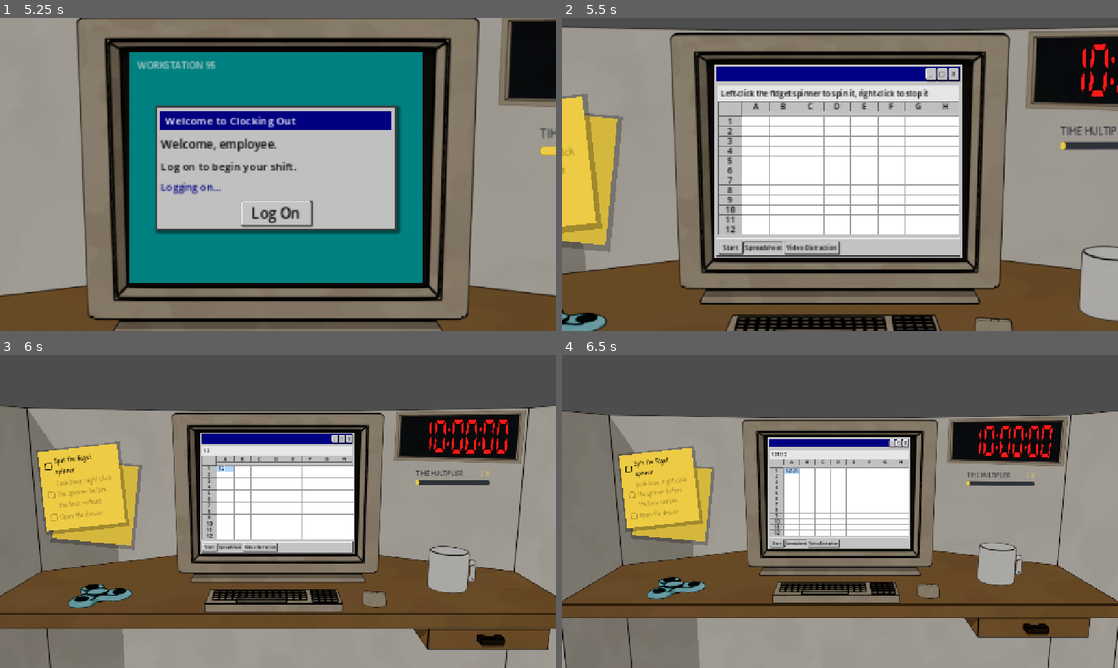
Above: before the commit, frames 1-4 (two rows, left to right).
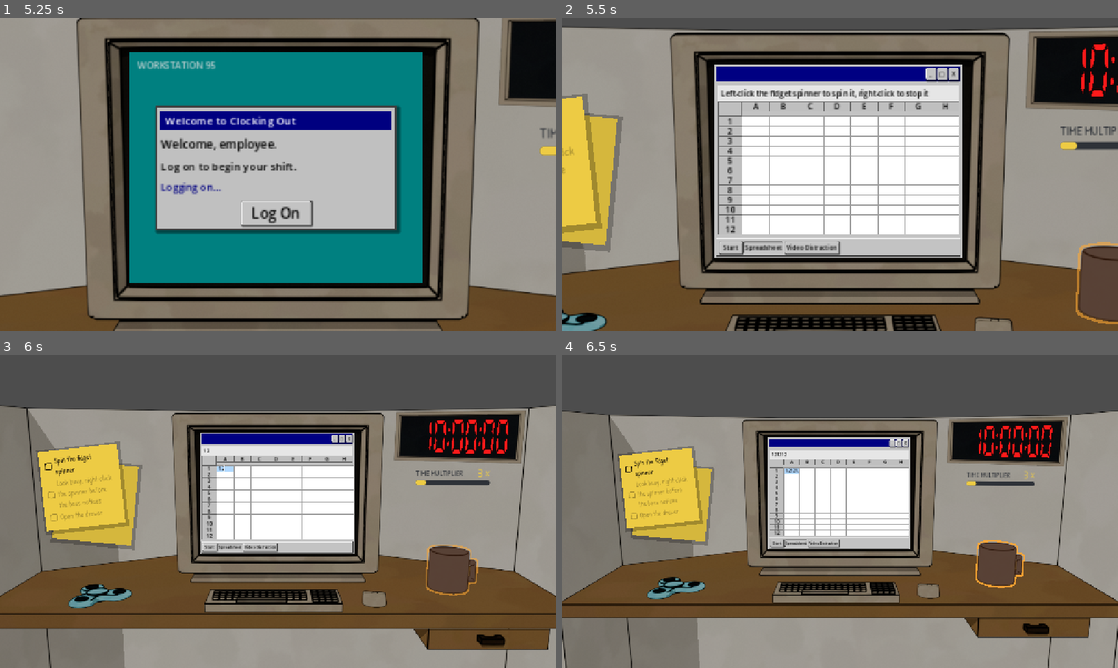
Above: after the commit, the same moments.

Repository: Jelleas/gmtk-2026
Game: Godot game, scene res://src/main.tscn
Two runs of this game, one before a commit and one after it. Both use one fixed random seed, a clock stepped at 60 frames per second and the inputs below.
Inputs (mouse positions are in pixels of both pictures, inside the frame that each line leads up to):
- Up to frame 1 (5.25 s): click "Start" at 0.5 s; click "Start" at 1.25 s; click "_" at 2 s; click "□" at 2.75 s; click "Spreadsheet" at 3.5 s; click "Video Distraction" at 4.25 s; click "Log On" at 5 s
- Up to frame 2 (5.5 s): no input
- Up to frame 3 (6 s): click (211, 461) at 5.77 s; type "12" at 5.85 s
- Up to frame 4 (6.5 s): click (795, 461) at 6 s; type "12" at 6.08 s; click (817, 461) at 6.23 s; type "12" at 6.32 s

Frame 1 is identical in both runs. In frame 2, 1.8% of the frame differs, in the area x 89-100%, y 39-98%; in frame 3, 1.2%; in frame 4, 1.1%.

Commit message:
add initial coffee cup shader filling and emptying

Diff:
--- /dev/null
+++ b/resources/shaders/coffee_cup.gdshader
@@ -0,0 +1,40 @@
+shader_type canvas_item;
+
+uniform vec4 coffee_color : source_color = vec4(0.22, 0.10, 0.04, 1.0);
+uniform vec4 outline_color : source_color = vec4(1.0, 0.66, 0.20, 1.0);
+uniform float outline_width : hint_range(0.0, 8.0) = 0.0;
+uniform float fill_amount : hint_range(0.0, 1.0) = 1.0;
+uniform float active_glow : hint_range(0.0, 1.0) = 0.0;
+uniform float dim_amount : hint_range(0.0, 1.0) = 0.0;
+
+void fragment() {
+	vec4 tex_color = texture(TEXTURE, UV);
+	if (tex_color.a > 0.0) {
+		// cup.png is a full-screen texture; these bounds isolate the mug's rim and base.
+		float fill_line = mix(0.735, 0.600, fill_amount);
+		vec3 color = tex_color.rgb;
+		if (UV.y >= fill_line) {
+			color = mix(color, coffee_color.rgb, 0.72);
+		}
+		// A visible liquid surface makes the bottom-up recharge readable on the cup.
+		float surface = 1.0 - smoothstep(0.0, 0.004, abs(UV.y - fill_line));
+		color = mix(color, coffee_color.rgb * 0.55, surface);
+		float luminance = dot(color, vec3(0.299, 0.587, 0.114));
+		color = mix(color, vec3(luminance), dim_amount);
+		color += outline_color.rgb * active_glow * 0.18;
+		COLOR = vec4(color, tex_color.a);
+	} else {
+		vec2 pixel_size = TEXTURE_PIXEL_SIZE * outline_width;
+		float nearby_alpha =
+			texture(TEXTURE, UV + vec2(0.0, -pixel_size.y)).a +
+			texture(TEXTURE, UV + vec2(0.0, pixel_size.y)).a +
+			texture(TEXTURE, UV + vec2(-pixel_size.x, 0.0)).a +
+			texture(TEXTURE, UV + vec2(pixel_size.x, 0.0)).a +
+			texture(TEXTURE, UV + vec2(-pixel_size.x, -pixel_size.y)).a +
+			texture(TEXTURE, UV + vec2(pixel_size.x, -pixel_size.y)).a +
+			texture(TEXTURE, UV + vec2(-pixel_size.x, pixel_size.y)).a +
+			texture(TEXTURE, UV + vec2(pixel_size.x, pixel_size.y)).a;
+		float pulse = 0.75 + sin(TIME * 3.0) * 0.25;
+		COLOR = nearby_alpha > 0.0 ? vec4(outline_color.rgb, outline_color.a * pulse) : vec4(0.0);
+	}
+}
--- /dev/null
+++ b/resources/shaders/coffee_cup_material.tres
@@ -0,0 +1,12 @@
+[gd_resource type="ShaderMaterial" load_steps=2 format=3]
+
+[ext_resource type="Shader" path="res://resources/shaders/coffee_cup.gdshader" id="1_shader"]
+
+[resource]
+shader = ExtResource("1_shader")
+shader_parameter/coffee_color = Color(0.22, 0.1, 0.04, 1)
+shader_parameter/outline_color = Color(1, 0.66, 0.2, 1)
+shader_parameter/outline_width = 0.0
+shader_parameter/fill_amount = 1.0
+shader_parameter/active_glow = 0.0
+shader_parameter/dim_amount = 0.4
--- a/src/clock/clock.gd
+++ b/src/clock/clock.gd
@@ -6,6 +6,7 @@
 @onready var clock_surface: Polygon2D = $ClockSurface
 
 var active_bonuses: Dictionary[StringName, float] = {}
+var active_buffs: Dictionary[StringName, float] = {}
 var is_punished := false
 
 ## The clock does not move until the day is started, so the tutorial can hold it
@@ -44,6 +45,8 @@
 	EventBus.day_started.connect(on_day_start)
 	EventBus.activity_started.connect(on_activity_start)
 	EventBus.activity_ended.connect(on_activity_end)
+	EventBus.buff_started.connect(on_buff_start)
+	EventBus.buff_ended.connect(on_buff_end)
 	EventBus.punishment_started.connect(on_punishment_start)
 	EventBus.punishment_ended.connect(on_punishment_end)
 
@@ -86,6 +89,13 @@
 
 func on_activity_end(source_id: StringName) -> void:
 	active_bonuses.erase(source_id)
+
+func on_buff_start(source_id: StringName, multiplier: float) -> void:
+	active_buffs[source_id] = multiplier
+	_update_multiplier_display()
+
+func on_buff_end(source_id: StringName) -> void:
+	active_buffs.erase(source_id)
 	_update_multiplier_display()
 
 func on_punishment_start(_activity_count: int) -> void:
@@ -111,7 +121,10 @@
 			continue
 		total += bonus
 		active += 1
-	return total * COMBO_BONUS[mini(active, COMBO_BONUS.size() - 1)]
+	total *= COMBO_BONUS[mini(active, COMBO_BONUS.size() - 1)]
+	for multiplier in active_buffs.values():
+		total *= multiplier
+	return total
 
 func max_total_multiplier() -> float:
 	return MAX_TOTAL_MULTIPLIER
--- /dev/null
+++ b/src/coffee_buff/coffee_buff.gd
@@ -0,0 +1,98 @@
+class_name CoffeeBuff
+extends Control
+
+signal buff_state_changed(is_active: bool)
+signal visual_state_changed(is_active: bool, fill_amount: float, is_ready: bool)
+
+const SOURCE_ID := &"coffee"
+
+@export var multiplier := 1.5
+@export var duration := 6.0
+@export var cooldown := 20.0
+
+@onready var active_timer: Timer = $ActiveTimer
+@onready var cooldown_timer: Timer = $CooldownTimer
+
+var is_active := false
+var is_interaction_enabled := false
+
+
+func _ready() -> void:
+	active_timer.timeout.connect(_on_active_timer_timeout)
+	cooldown_timer.timeout.connect(_on_cooldown_timer_timeout)
+	tooltip_text = "Drink coffee: %.1fx time for %d seconds" % [multiplier, int(duration)]
+	_emit_visual_state()
+
+
+func _process(_delta: float) -> void:
+	if is_active or not cooldown_timer.is_stopped():
+		_emit_visual_state()
+
+
+func _gui_input(event: InputEvent) -> void:
+	if not (event is InputEventMouseButton) or event.button_index != MOUSE_BUTTON_LEFT or not event.pressed:
+		return
+	if not _can_activate():
+		return
+
+	activate()
+	accept_event()
+
+
+func set_interaction_enabled(enabled: bool) -> void:
+	is_interaction_enabled = enabled
+	_emit_visual_state()
+
+
+func activate() -> void:
+	if not _can_activate():
+		return
+
+	is_active = true
+	EventBus.buff_started.emit(SOURCE_ID, multiplier)
+	active_timer.start(duration)
+	buff_state_changed.emit(true)
+	_emit_visual_state()
+
+
+func reset() -> void:
+	active_timer.stop()
+	cooldown_timer.stop()
+	_end_buff()
+	_emit_visual_state()
+
+
+func _on_active_timer_timeout() -> void:
+	_end_buff()
+	cooldown_timer.start(cooldown)
+	_emit_visual_state()
+
+
+func _on_cooldown_timer_timeout() -> void:
+	_emit_visual_state()
+
+
+func _end_buff() -> void:
+	if not is_active:
+		return
+
+	is_active = false
+	EventBus.buff_ended.emit(SOURCE_ID)
+	buff_state_changed.emit(false)
+
+
+func _can_activate() -> bool:
+	return is_interaction_enabled and not is_active and cooldown_timer.is_stopped()
+
+
+func refresh_visual_state() -> void:
+	_emit_visual_state()
+
+
+func _emit_visual_state() -> void:
+	var fill_amount := 1.0
+	if is_active:
+		fill_amount = active_timer.time_left / maxf(duration, 0.001)
+	elif not cooldown_timer.is_stopped():
+		fill_amount = 1.0 - cooldown_timer.time_left / maxf(cooldown, 0.001)
+	visual_state_changed.emit(is_active, clampf(fill_amount, 0.0, 1.0), _can_activate())
--- /dev/null
+++ b/src/coffee_buff/coffee_buff.tscn
@@ -0,0 +1,18 @@
+[gd_scene load_steps=2 format=3]
+
+[ext_resource type="Script" path="res://src/coffee_buff/coffee_buff.gd" id="1_script"]
+
+[node name="CoffeeBuff" type="Control"]
+custom_minimum_size = Vector2(54, 54)
+layout_mode = 3
+anchors_preset = 0
+offset_right = 54.0
+offset_bottom = 54.0
+mouse_default_cursor_shape = 2
+script = ExtResource("1_script")
+
+[node name="ActiveTimer" type="Timer" parent="."]
+one_shot = true
+
+[node name="CooldownTimer" type="Timer" parent="."]
+one_shot = true
--- a/src/event_bus/event_bus.gd
+++ b/src/event_bus/event_bus.gd
@@ -3,6 +3,10 @@
 @warning_ignore("unused_signal")
 signal activity_started(source_id: StringName, bonus: float)
 signal activity_ended(source_id: StringName)
+
+## Time effects that accelerate the day without making the player catchable.
+signal buff_started(source_id: StringName, multiplier: float)
+signal buff_ended(source_id: StringName)
 
 signal day_started()
 ## The clock has dropped under an hour, where it starts to crawl.
--- a/src/multiplier_meter/multiplier_meter.gd
+++ b/src/multiplier_meter/multiplier_meter.gd
@@ -1,15 +1,21 @@
 extends Node2D
 
 @export var clock_path: NodePath
+@export var coffee_buff_path: NodePath
 
 @onready var display: Node2D = $Display
+@onready var panel: PanelContainer = $Display/PanelContainer
 @onready var multiplier_label: Label = %MultiplierLabel
 @onready var progress_bar: ProgressBar = %ProgressBar
+@onready var coffee_glow: Panel = %CoffeeGlow
+@onready var coffee_indicator: Label = %CoffeeIndicator
 
 var clock: Node
+var coffee_buff: CoffeeBuff
 var multiplier := 1.0
 var cap := 1.0
 var float_time := 0.0
+var glow_tween: Tween
 
 
 func _ready() -> void:
@@ -23,6 +29,11 @@
 		clock.call(&"positive_multiplier"),
 		clock.call(&"max_total_multiplier"),
 	)
+	coffee_buff = get_node_or_null(coffee_buff_path) as CoffeeBuff
+	if coffee_buff != null:
+		coffee_buff.buff_state_changed.connect(_on_coffee_buff_state_changed)
+		_on_coffee_buff_state_changed(coffee_buff.is_active)
+	call_deferred("_sync_glow_size")
 
 
 func _process(delta: float) -> void:
@@ -42,3 +53,24 @@
 	if is_equal_approx(value, roundf(value)):
 		return "%d" % int(value)
 	return "%.1f" % value
+
+
+func _on_coffee_buff_state_changed(is_active: bool) -> void:
+	coffee_indicator.visible = is_active
+	coffee_glow.visible = is_active
+	call_deferred("_sync_glow_size")
+	if glow_tween != null:
+		glow_tween.kill()
+
+	if not is_active:
+		return
+
+	coffee_glow.modulate.a = 0.9
+	glow_tween = create_tween().set_loops()
+	glow_tween.tween_property(coffee_glow, "modulate:a", 0.35, 0.55)
+	glow_tween.tween_property(coffee_glow, "modulate:a", 0.9, 0.55)
+
+
+func _sync_glow_size() -> void:
+	coffee_glow.position = panel.position - Vector2(4.0, 4.0)
+	coffee_glow.size = panel.size + Vector2(8.0, 8.0)
--- a/src/multiplier_meter/multiplier_meter.tscn
+++ b/src/multiplier_meter/multiplier_meter.tscn
@@ -18,10 +18,28 @@
 corner_radius_bottom_right = 5
 corner_radius_bottom_left = 5
 
+[sub_resource type="StyleBoxFlat" id="StyleBoxFlat_coffee_glow"]
+bg_color = Color(0, 0, 0, 0)
+border_width_left = 3
+border_width_top = 3
+border_width_right = 3
+border_width_bottom = 3
+border_color = Color(1, 0.72, 0.26, 0.9)
+corner_radius_top_left = 8
+corner_radius_top_right = 8
+corner_radius_bottom_right = 8
+corner_radius_bottom_left = 8
+
 [node name="MultiplierMeter" type="Node2D" unique_id=1786375230]
 script = ExtResource("1_script")
 
 [node name="Display" type="Node2D" parent="." unique_id=1958569892]
+
+[node name="CoffeeGlow" type="Panel" parent="Display" unique_id=100000001]
+unique_name_in_owner = true
+mouse_filter = 2
+theme_override_styles/panel = SubResource("StyleBoxFlat_coffee_glow")
+visible = false
 
 [node name="PanelContainer" type="PanelContainer" parent="Display" unique_id=46622246]
 offset_right = 40.0
@@ -75,3 +93,13 @@
 theme_override_styles/background = SubResource("StyleBoxFlat_progress_background")
 theme_override_styles/fill = SubResource("StyleBoxFlat_fill")
 show_percentage = false
+
+[node name="CoffeeIndicator" type="Label" parent="Display/PanelContainer/MarginContainer/VBoxContainer" unique_id=100000002]
+unique_name_in_owner = true
+layout_mode = 2
+visible = false
+theme_override_colors/font_color = Color(1, 0.72, 0.26, 1)
+theme_override_fonts/font = ExtResource("2_font")
+theme_override_font_sizes/font_size = 13
+text = "COFFEE BOOST"
+horizontal_alignment = 1
--- a/src/office/office.gd
+++ b/src/office/office.gd
@@ -35,7 +35,10 @@
 	EventBus.day_ended.connect(_on_day_ended)
 	$FidgetSpinner.started.connect($OfficeView.play_fidget_spin)
 	$FidgetSpinner.stopped.connect($OfficeView.stop_fidget_spin)
+	$CoffeeBuff.visual_state_changed.connect($OfficeView.set_coffee_state)
+	$CoffeeBuff.refresh_visual_state()
 	$FidgetSpinner.set_interaction_enabled(false)
+	$CoffeeBuff.set_interaction_enabled(false)
 	$OfficeView.drawer.can_open = false
 	computer.login_authenticated.connect(start_day)
 
@@ -50,6 +53,7 @@
 		return
 	has_started = true
 	$FidgetSpinner.set_interaction_enabled(true)
+	$CoffeeBuff.set_interaction_enabled(true)
 	$OfficeView.drawer.can_open = true
 
 	if run_tutorial:
@@ -85,6 +89,8 @@
 	boss.deactivate()
 	$FidgetSpinner.stop(true)
 	$FidgetSpinner.set_interaction_enabled(false)
+	$CoffeeBuff.reset()
+	$CoffeeBuff.set_interaction_enabled(false)
 	# Closing the drawer takes the phone with it, through the signals the phone
 	# is already listening to.
 	$OfficeView.drawer.set_open(false)
--- a/src/office/office.tscn
+++ b/src/office/office.tscn
@@ -12,6 +12,7 @@
 [ext_resource type="Script" uid="uid://estm6ana6hbr" path="res://src/computer/punishment/punishment_controller.gd" id="10_punishment"]
 [ext_resource type="Script" uid="uid://bvhrbm6njw3qp" path="res://src/office/camera.gd" id="11_a7e1d"]
 [ext_resource type="Script" uid="uid://c2tegairt0p5y" path="res://src/tutorial/tutorial_controller.gd" id="11_tutorial"]
+[ext_resource type="PackedScene" path="res://src/coffee_buff/coffee_buff.tscn" id="12_coffee_buff"]
 
 [node name="Office" type="Node2D" unique_id=1406735297]
 script = ExtResource("1_6infj")
@@ -31,6 +32,14 @@
 [node name="MultiplierMeter" parent="." unique_id=1559379934 instance=ExtResource("5_multiplier_meter")]
 position = Vector2(927, 262)
 clock_path = NodePath("../Clock")
+coffee_buff_path = NodePath("../CoffeeBuff")
+
+[node name="CoffeeBuff" parent="." unique_id=100000003 instance=ExtResource("12_coffee_buff")]
+offset_left = 958.0
+offset_top = 425.0
+offset_right = 1058.0
+offset_bottom = 530.0
+mouse_default_cursor_shape = 0
 
 [node name="Boss" parent="." unique_id=821479703 instance=ExtResource("3_jfxul")]
 z_index = -1
@@ -61,7 +70,7 @@
 scale = Vector2(1.2194625, 1.0871345)
 drawer_path = NodePath("../OfficeView/Drawer")
 
-[node name="PhoneSurface" parent="Phone" index="1" unique_id=762875576]
+[node name="PhoneSurface" parent="Phone" index="2" unique_id=762875576]
 texture_filter = 0
 position = Vector2(0.029547663, 0.89883655)
 scale = Vector2(0.2835378, 0.31342578)
--- a/src/office/office_view.gd
+++ b/src/office/office_view.gd
@@ -16,6 +16,7 @@
 @onready var drawer: OfficeDrawer = $Drawer
 @onready var fidget: AnimatedSprite2D = $Fidget
 @onready var phone: AnimatedSprite2D = $Phone
+@onready var cup: Sprite2D = $Cup
 
 var fidget_slow_down_tween: Tween
 var fidget_player: AudioStreamPlayer
@@ -27,6 +28,7 @@
 	phone.frame = 0
 	phone.stop()
 	phone.hide()
+	set_coffee_state(false, 1.0, false)
 	_on_drawer_progress_changed(drawer.open_progress)
 
 	# The loop runs for as long as the spinner does, so it gets a player of its
@@ -82,6 +84,26 @@
 func highlight_fidget_spin_end():
 	OutlineHighlight.hide_outline(fidget)
 
+
+func set_coffee_state(is_active: bool, fill_amount: float, is_ready: bool) -> void:
+	var material := cup.material as ShaderMaterial
+	material.set_shader_parameter(&"fill_amount", fill_amount)
+
+	if is_active:
+		material.set_shader_parameter(&"outline_color", Color(1.0, 0.66, 0.2, 1.0))
+		material.set_shader_parameter(&"outline_width", 5.0)
+		material.set_shader_parameter(&"active_glow", 1.0)
+		material.set_shader_parameter(&"dim_amount", 0.0)
+	elif is_ready:
+		material.set_shader_parameter(&"outline_color", Color(1.0, 0.66, 0.2, 1.0))
+		material.set_shader_parameter(&"outline_width", 3.0)
+		material.set_shader_parameter(&"active_glow", 0.0)
+		material.set_shader_parameter(&"dim_amount", 0.0)
+	else:
+		material.set_shader_parameter(&"outline_width", 0.0)
+		material.set_shader_parameter(&"active_glow", 0.0)
+		material.set_shader_parameter(&"dim_amount", 0.4)
+
 func _on_drawer_progress_changed(progress: float) -> void:
 	if progress <= 0.0:
 		phone.hide()
--- a/src/office/office_view.tscn
+++ b/src/office/office_view.tscn
@@ -13,6 +13,7 @@
 [ext_resource type="Script" uid="uid://d32mq7typ1jgv" path="res://src/office/office_view.gd" id="9_view"]
 [ext_resource type="Texture2D" uid="uid://dkjuigxb1dnmg" path="res://resources/images/mouse-28mm.png" id="10_ovhle"]
 [ext_resource type="Texture2D" uid="uid://cgqknrbnn81r7" path="res://resources/images/cup.png" id="13_s6gf3"]
+[ext_resource type="Material" path="res://resources/shaders/coffee_cup_material.tres" id="14_coffee_cup"]
 
 [sub_resource type="AtlasTexture" id="AtlasTexture_s6gf3"]
 atlas = ExtResource("4_ovhle")
@@ -246,5 +247,6 @@
 offset = Vector2(640, 360)
 
 [node name="Cup" type="Sprite2D" parent="." unique_id=1030177200]
+material = ExtResource("14_coffee_cup")
 texture = ExtResource("13_s6gf3")
 offset = Vector2(640, 360)
Not shown, added: resources/shaders/coffee_cup.gdshader.uid
Not shown, added: src/coffee_buff/coffee_buff.gd.uid
